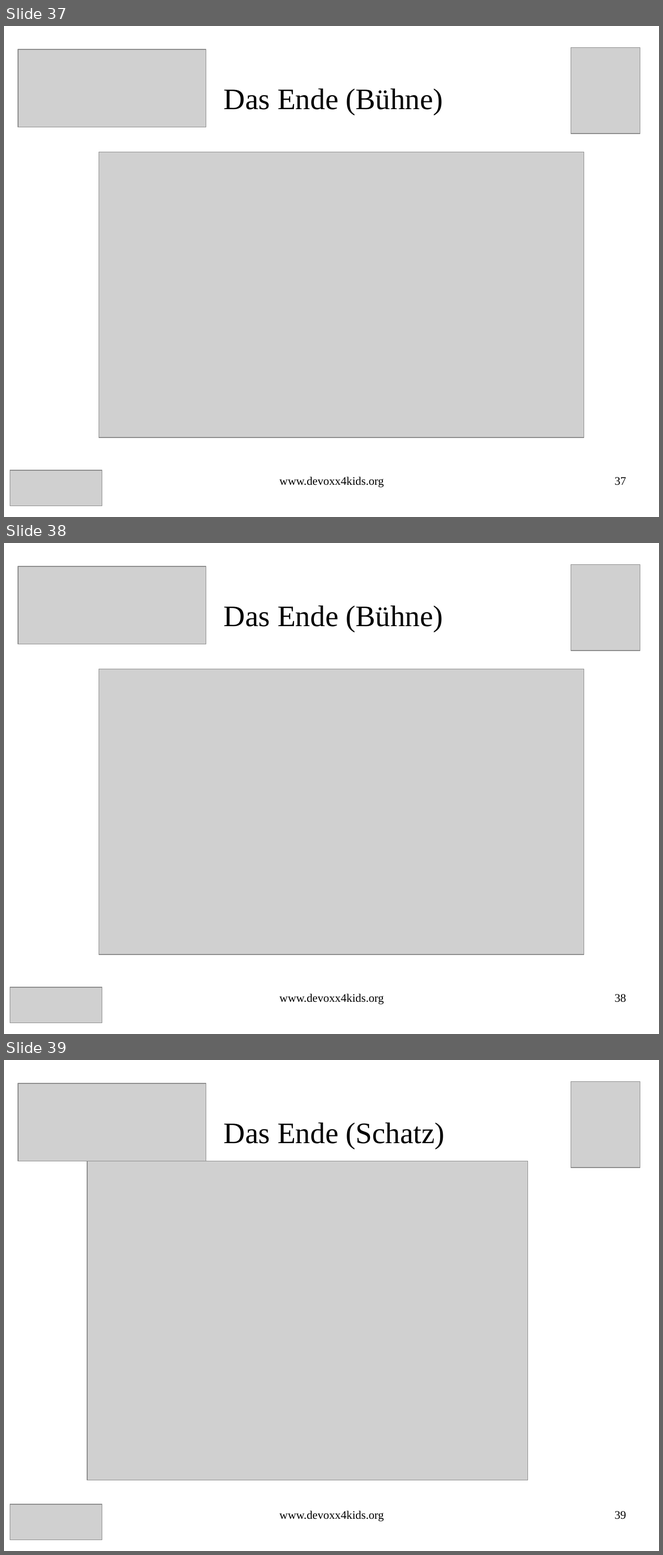
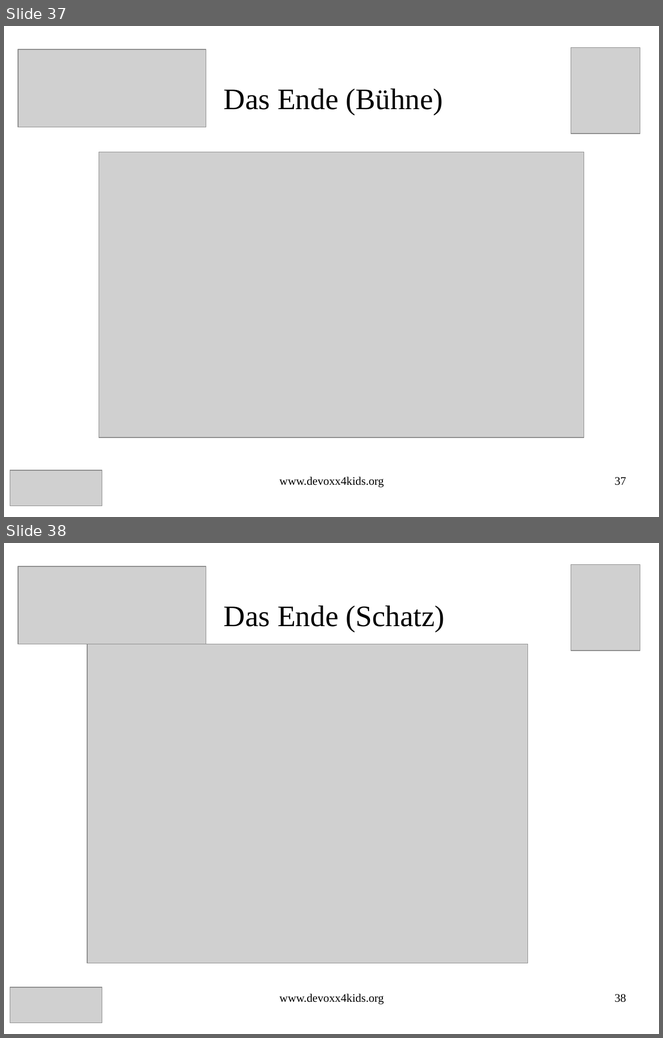
Before and after one commit to Devoxx4KidsDE/workshop-scratch, a slide deck: treasure_hunt/Schatz_Suche_Scratch_Aufgaben.odp. Shown one above the other, each under a label of ours: slides 37, 38 and 39 before the commit, slides 37 and 38 after it. The pictures are 663x1555 and 663x1038 pixels, drawn with LibreOffice and Linux fonts; fonts in the diff are those of the drawing; grey boxes stand for pictures. Boxes give left, top, right and bottom in pixels: in the first picture for what was removed or moved away, otherwise in the second. Text is boxed around its words. In the diff, an @@ line names an element or a change of style, - is before the commit and + after.

```diff
--- a/treasure_hunt/Schatz_Suche_Scratch_Aufgaben.odp
+++ b/treasure_hunt/Schatz_Suche_Scratch_Aufgaben.odp
@@ slide 38 removed at <box>4,543,659,1034</box>, background #FFFFFF @@
@@ picture removed at <box>18,566,207,644</box> @@
@@ picture removed at <box>571,565,641,651</box> @@
@@ title removed at <box>224,605,443,632</box> @@
-Das Ende (Bühne)
@@ picture removed at <box>99,669,585,955</box> @@
@@ picture removed at <box>10,988,103,1023</box> @@
@@ text removed at <box>280,994,384,1005</box> @@
-www.devoxx4kids.org
@@ page number removed at <box>615,994,626,1003</box> @@
-38
@@ what was slide 39 is now slide 38 @@
@@ page number at <box>615,994,626,1003</box>: text changed @@
-39
+38
```
Also in this commit, not shown: 1 slide changed, 2 other files.
